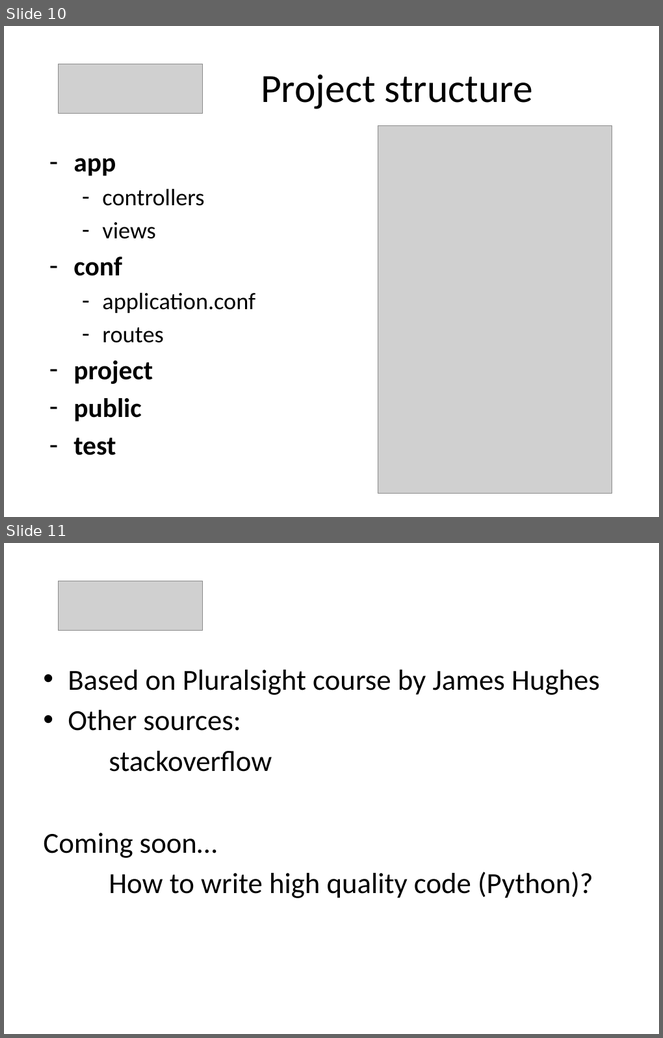
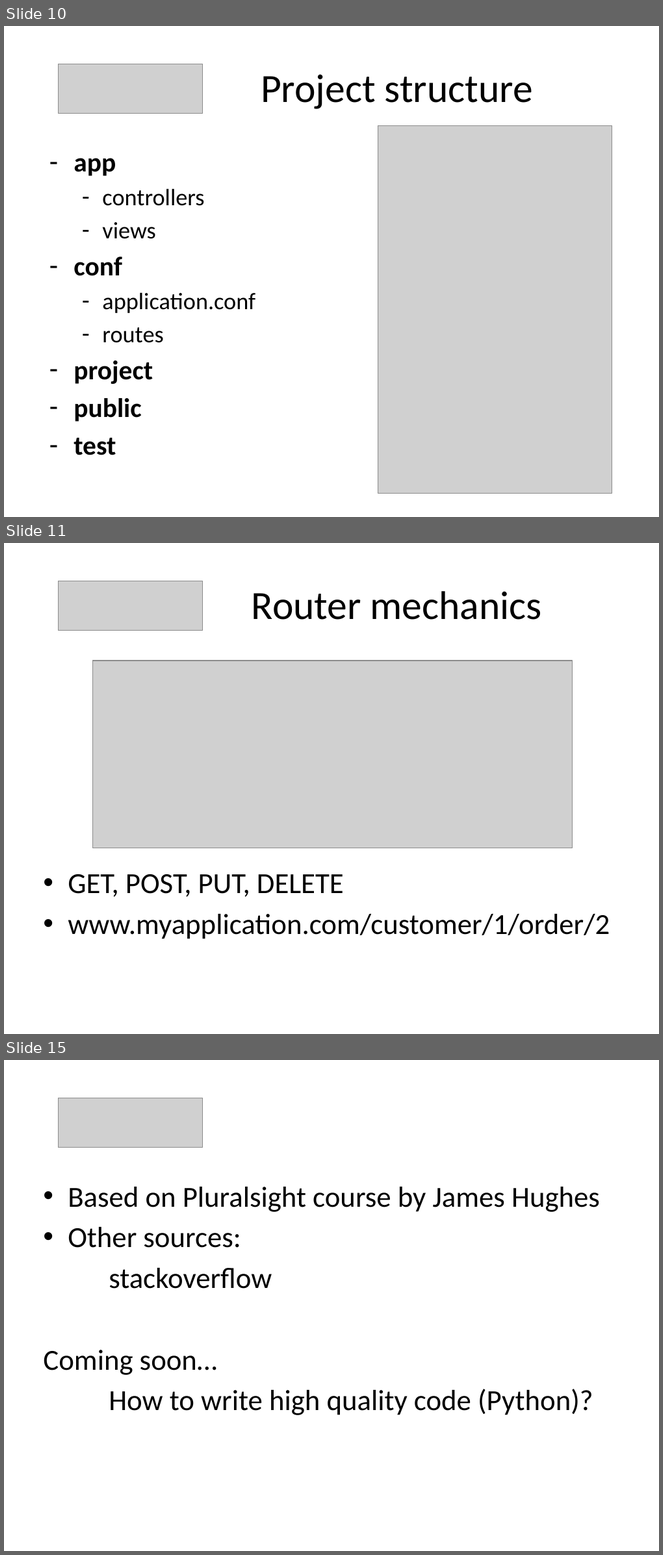
Before and after one commit to martadoberschuetz/dev_training, a slide deck: Play take 2.pptx. Shown one above the other, each under a label of ours: slides 10 and 11 before the commit, slides 10, 11 and 15 after it; the slides between them are not shown. The pictures are 663x1038 and 663x1555 pixels, drawn with LibreOffice and Linux fonts; fonts in the diff are those of the drawing; grey boxes stand for pictures. Boxes give left, top, right and bottom in pixels: in the first picture for what was removed or moved away, otherwise in the second. Text is boxed around its words. In the diff, an @@ line names an element or a change of style, - is before the commit and + after.

```diff
--- a/Play take 2.pptx
+++ b/Play take 2.pptx
@@ slide 11 added at [4, 543, 659, 1034], background #FFFFFF @@
@@ picture added at [59, 581, 202, 630] @@
@@ title added at [252, 591, 542, 620], 44 pt, text #000000 @@
+Router mechanics
@@ picture added at [93, 661, 573, 849] @@
@@ text added at [68, 875, 610, 939], 32 pt, text #000000 @@
+• GET, POST, PUT, DELETE
+• www.myapplication.com/customer/1/order/2
@@ what was slide 11 is now slide 15 @@
```
Also in this commit, not shown: 3 other slides added.
